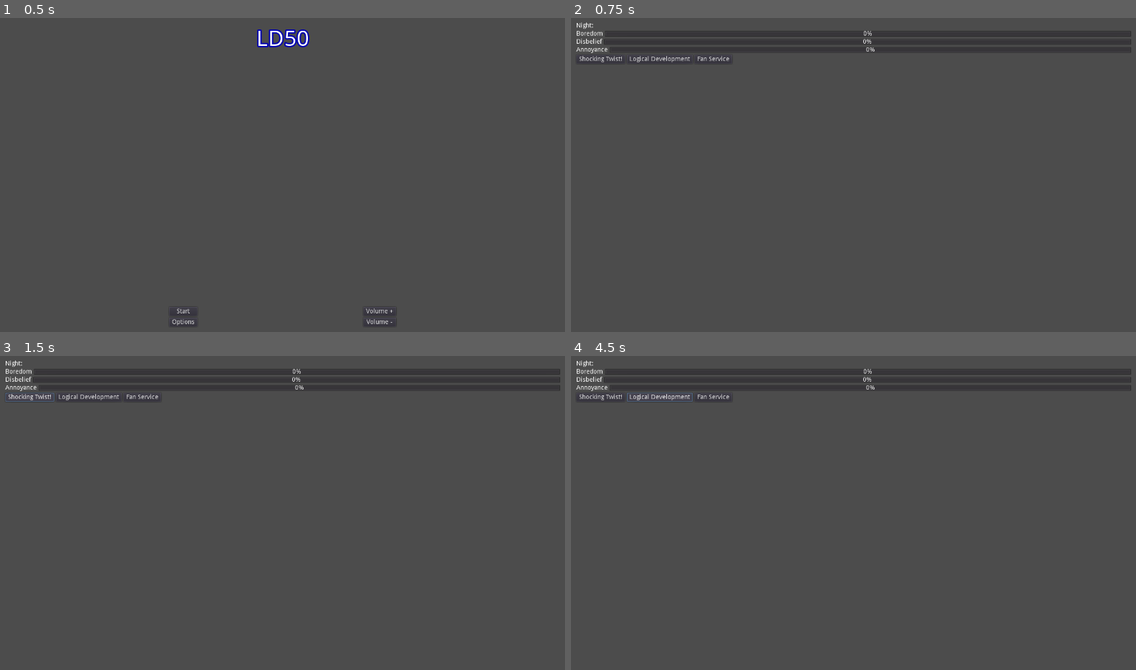
Above: before the commit, frames 1-4 (two rows, left to right).
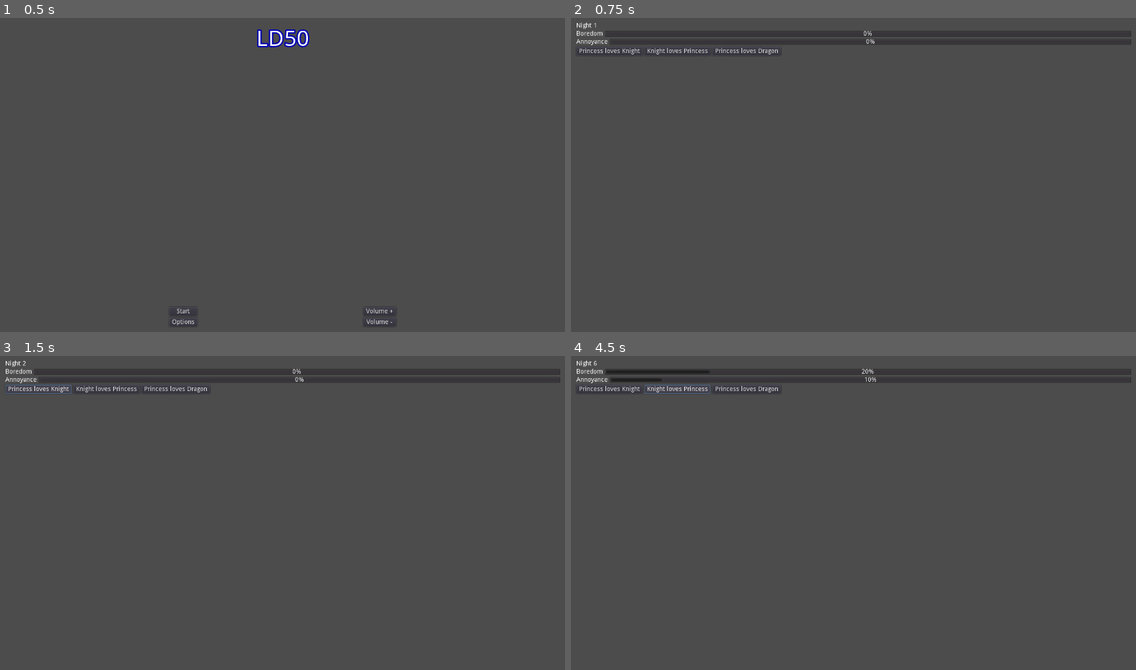
Above: after the commit, the same moments.

Repository: alpacanumerals/LD50
Game: Godot game, scene res://TitleScreen.tscn
The game is run twice, just before and just after one commit, with the same random seed, the same clock (stepped at 60 frames per second) and the same inputs.
Inputs:
- Up to frame 1 (0.5 s): no input
- Up to frame 2 (0.75 s): click "Start" at 0.5 s
- Up to frame 3 (1.5 s): click "Shocking Twist!" (after the commit: "Princess loves Knight") at 1.25 s
- Up to frame 4 (4.5 s): click "Logical Development" (after the commit: "Knight loves Princess") at 2 s; click "Fan Service" (after the commit: "Princess loves Dragon") at 2.75 s; click "Shocking Twist!" (after the commit: "Princess loves Knight") at 3.5 s; click "Logical Development" (after the commit: "Knight loves Princess") at 4.25 s

Frame 1 is identical in both runs. In frame 2, 0.7% of the frame differs, in the area x 0-100%, y 1-15%; in frame 3, 0.7%; in frame 4, 1.0%.
Error before the commit: Parse Error: Too many arguments for "_init()" call. Expected at most 0. (res://cards/princess.gd:11)

Commit message:
gameplay and failure new model

Diff:
--- a/StoryScene.tscn
+++ b/StoryScene.tscn
@@ -38,32 +38,15 @@
 margin_bottom = 14.0
 size_flags_horizontal = 3
 size_flags_vertical = 1
+max_value = 10.0
+step = 1.0
 script = ExtResource( 1 )
 stat_name = "boredom"
 
-[node name="DisbeliefContainer" type="HBoxContainer" parent="VBoxContainer"]
+[node name="AnnoyanceContainer" type="HBoxContainer" parent="VBoxContainer"]
 margin_top = 36.0
 margin_right = 1240.0
 margin_bottom = 50.0
-
-[node name="Label" type="Label" parent="VBoxContainer/DisbeliefContainer"]
-margin_right = 57.0
-margin_bottom = 14.0
-text = "Disbelief"
-
-[node name="ProgressBar" type="ProgressBar" parent="VBoxContainer/DisbeliefContainer"]
-margin_left = 61.0
-margin_right = 1240.0
-margin_bottom = 14.0
-size_flags_horizontal = 3
-size_flags_vertical = 1
-script = ExtResource( 1 )
-stat_name = "disbelief"
-
-[node name="AnnoyanceContainer" type="HBoxContainer" parent="VBoxContainer"]
-margin_top = 54.0
-margin_right = 1240.0
-margin_bottom = 68.0
 
 [node name="Label" type="Label" parent="VBoxContainer/AnnoyanceContainer"]
 margin_right = 70.0
@@ -76,41 +59,41 @@
 margin_bottom = 14.0
 size_flags_horizontal = 3
 size_flags_vertical = 1
+max_value = 10.0
+step = 1.0
 script = ExtResource( 1 )
 stat_name = "annoyance"
 
 [node name="HBoxContainer" type="HBoxContainer" parent="VBoxContainer"]
-margin_top = 72.0
+margin_top = 54.0
 margin_right = 1240.0
-margin_bottom = 92.0
+margin_bottom = 74.0
 
 [node name="Button" type="Button" parent="VBoxContainer/HBoxContainer"]
-margin_right = 109.0
+margin_right = 148.0
 margin_bottom = 20.0
-text = "Shocking Twist!"
+text = "Princess loves Knight"
 script = ExtResource( 3 )
-boredom_effect = -5
-disbelief_effect = 5
-annoyance_effect = 5
+verb_id = 3
+object_id = 1
 
 [node name="Button2" type="Button" parent="VBoxContainer/HBoxContainer"]
-margin_left = 113.0
-margin_right = 260.0
+margin_left = 152.0
+margin_right = 300.0
 margin_bottom = 20.0
-text = "Logical Development"
+text = "Knight loves Princess"
 script = ExtResource( 3 )
-boredom_effect = 5
-disbelief_effect = -5
-annoyance_effect = 5
+subject_id = 1
+verb_id = 3
 
 [node name="Button3" type="Button" parent="VBoxContainer/HBoxContainer"]
-margin_left = 264.0
-margin_right = 348.0
+margin_left = 304.0
+margin_right = 457.0
 margin_bottom = 20.0
-text = "Fan Service"
+text = "Princess loves Dragon"
 script = ExtResource( 3 )
-disbelief_effect = 10
-annoyance_effect = -5
+verb_id = 3
+object_id = 2
 
 [connection signal="pressed" from="VBoxContainer/HBoxContainer/Button" to="VBoxContainer/HBoxContainer/Button" method="_on_Button_pressed"]
 [connection signal="pressed" from="VBoxContainer/HBoxContainer/Button2" to="VBoxContainer/HBoxContainer/Button2" method="_on_Button_pressed"]
--- a/autoload/story.gd
+++ b/autoload/story.gd
@@ -1,21 +1,19 @@
 extends Node
 
-var new_id: int = 0
+var new_id: int = -1
 
 var night: int
 var boredom: int
-var disbelief: int
 var annoyance: int
 
-const boredom_threshold: int = 100
-const disbelief_threshold: int = 100
-const annoyance_threshold: int = 100
+const boredom_threshold: int = 10
+const annoyance_threshold: int = 10
 
-const princess = preload("../cards/princess.gd")
-const knight = preload("../cards/knight.gd")
-const dragon = preload("../cards/dragon.gd")
+const princess = preload("res://cards/princess.gd")
+const knight = preload("res://cards/knight.gd")
+const dragon = preload("res://cards/dragon.gd")
 
-const loves = preload("../cards/loves.gd")
+const loves = preload("res://cards/loves.gd")
 
 var cards = {}
 var memory = {}
@@ -24,12 +22,13 @@
     new_id += 1
     return new_id
 
-# Called when the node enters the scene tree for the first time.
 func _ready():
-    pass # Replace with function body.
+    pass
 
 func initialise():
     night = 1
+    boredom = 0
+    annoyance = 0
     memory = {}
     setup_cards()
 
@@ -43,15 +42,40 @@
 
     var subject = cards[subject_id]
 
+    print("key: " + str(story_key))
+
     # handle logic based on repeats
+    if (repeats <= 0):
+        print("how interesting")
+    else:
+        print("didn't that aready happen?")
+        boredom += repeats
 
     # handle logic based on story content
+    if (cards[verb_id] is Loves):
+        if (cards[subject_id].female == true
+        && cards[subject_id].monster == false
+        && cards[object_id].monster == true):
+            print("a maiden would never love a monster")
+            annoyance += 1
+    else:
+        print("makes sense")
+
+    print("boredom: " + str(boredom))
+    print("annoyance: " + str(annoyance))
 
     if (threshold_exceeded()):
         Switcher.switch_scene("res://TitleScreen.tscn")
 
 func threshold_exceeded():
-    return boredom > boredom_threshold || disbelief > disbelief_threshold || annoyance > annoyance_threshold
+    var exceeded: bool = false
+    if (boredom > boredom_threshold):
+        print("this is too boring!")
+        exceeded = true
+    if (annoyance > annoyance_threshold):
+        print("this is too silly!")
+        exceeded = true
+    return exceeded
 
 func setup_cards():
     cards = {}
--- a/cards/dragon.gd
+++ b/cards/dragon.gd
@@ -8,4 +8,4 @@
 const animate: bool = true
 
 func _init(new_id):
-    ._init(new_id)
+    id = new_id
--- a/cards/knight.gd
+++ b/cards/knight.gd
@@ -8,4 +8,4 @@
 const animate: bool = true
 
 func _init(new_id):
-    ._init(new_id)
+    id = new_id
--- a/cards/loves.gd
+++ b/cards/loves.gd
@@ -1,6 +1,7 @@
 extends Card
+class_name Loves
 
 const action: bool = true
 
 func _init(new_id):
-    ._init(new_id)
+    id = new_id
--- a/cards/princess.gd
+++ b/cards/princess.gd
@@ -8,4 +8,4 @@
 const animate: bool = true
 
 func _init(new_id):
-    ._init(new_id)
+    id = new_id
--- a/plot_button.gd
+++ b/plot_button.gd
@@ -1,11 +1,11 @@
 extends Button
 
-export(int) var boredom_effect
-export(int) var disbelief_effect
-export(int) var annoyance_effect
+export(int) var subject_id
+export(int) var verb_id
+export(int) var object_id
 
 func _ready():
-    pass # Replace with function body.
+    pass
 
 func _on_Button_pressed():
-    Story.tell_story(boredom_effect, disbelief_effect, annoyance_effect)
+    Story.tell_story(subject_id, verb_id, object_id)
--- a/project.godot
+++ b/project.godot
@@ -25,6 +25,11 @@
 "path": "res://cards/knight.gd"
 }, {
 "base": "Card",
+"class": "Loves",
+"language": "GDScript",
+"path": "res://cards/loves.gd"
+}, {
+"base": "Card",
 "class": "Princess",
 "language": "GDScript",
 "path": "res://cards/princess.gd"
@@ -33,6 +38,7 @@
 "Card": "",
 "Dragon": "",
 "Knight": "",
+"Loves": "",
 "Princess": ""
 }
 
